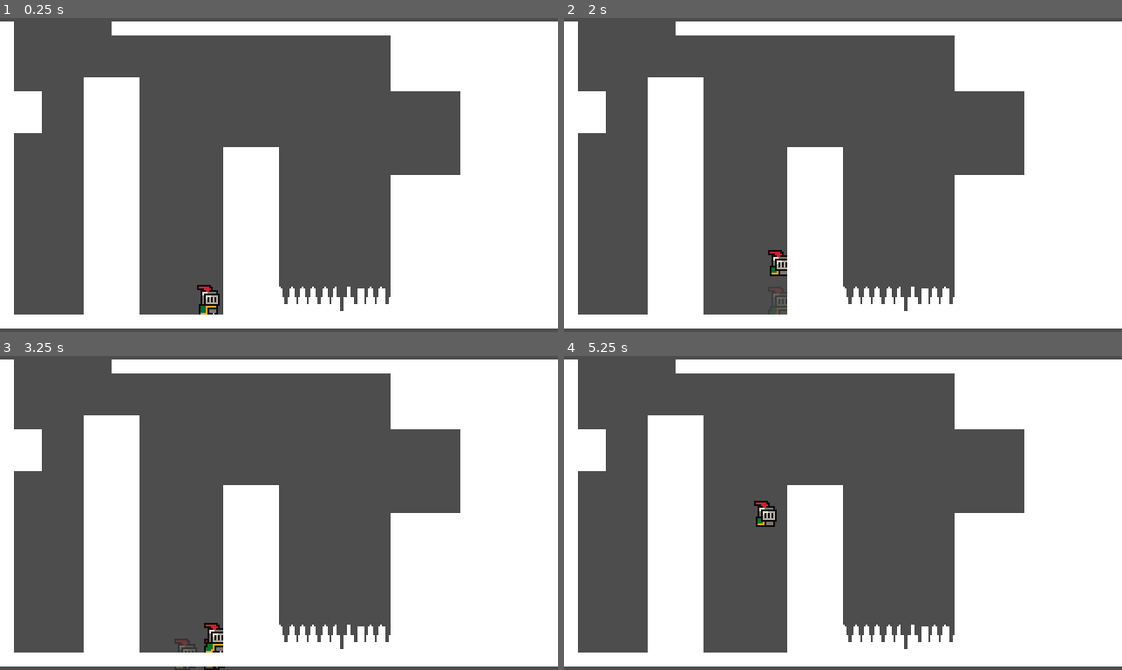
Above: before the commit, frames 1-4 (two rows, left to right).
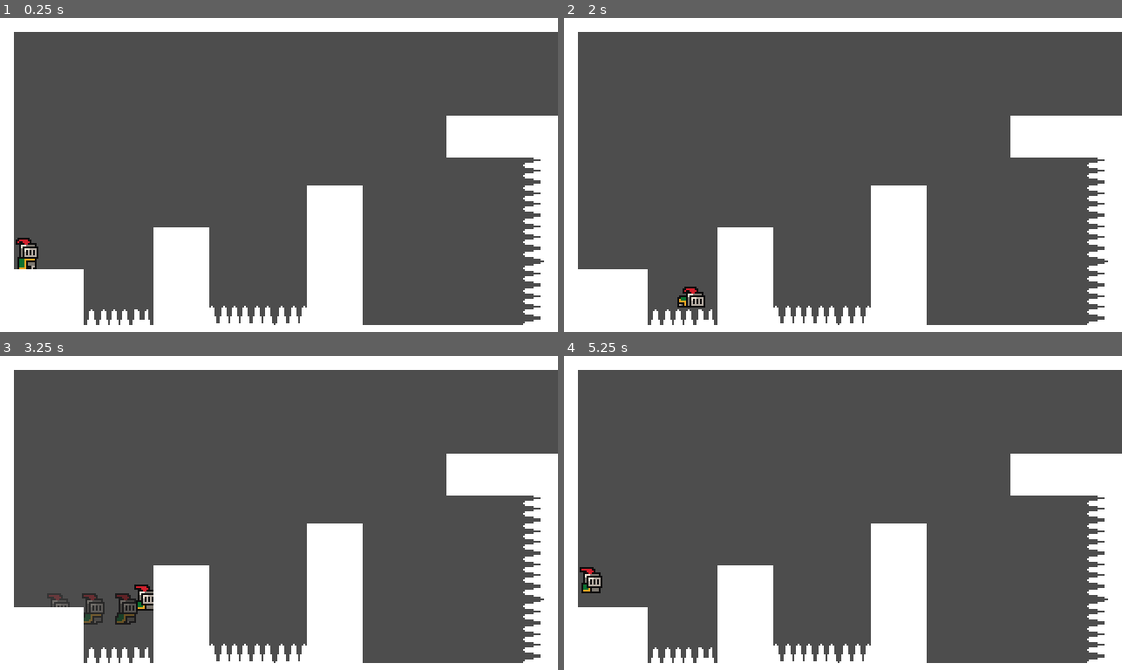
Above: after the commit, the same moments.

Repository: LamCaVoi/new-game-repo
Game: Godot game, scene res://Prototype/Prototype3/Prototype3.tscn
Same seed, same stepped clock (60 frames per second), same inputs: the game is played once before the commit and once after it. Before the commit the project starts from res://Prototype/Prototype2/Prototype2.tscn.
Inputs:
- Up to frame 1 (0.25 s): no input
- Up to frame 2 (2 s): hold D (move_right) from 0.53 s (still down); tap Z (jump) at 0.6, 0.77, 1.07, 1.52, 1.55, 1.82 s; tap X (dash) at 1.35 s
- Up to frame 3 (3.25 s): release D (move_right) at 2.03 s; hold A (move_left) 2.03-2.78 s; tap Z (jump) at 2.1, 3.02, 3.05 s; hold D (move_right) from 2.78 s (still down); tap X (dash) at 2.85 s
- Up to frame 4 (5.25 s): tap Z (jump) at 3.32, 3.6, 3.77, 4.07, 4.52, 4.55, 4.82, 5.1 s; release D (move_right) at 4.28 s; hold A (move_left) 4.28-5.03 s; tap X (dash) at 4.35 s; hold D (move_right) from 5.03 s (still down)

The runs differ from the first frame. In frame 1, 46% of the frame differs, in the area x 0-100%, y 0-100%; in frame 2, 46%; in frame 3, 47%; in frame 4, 47%.

Commit message:
Add a 3rd prototype

Diff:
--- a/Player/Movement Data/DefaultDataMoveMent.tres
+++ b/Player/Movement Data/DefaultDataMoveMent.tres
@@ -6,8 +6,8 @@
 script = ExtResource("1_bgw5n")
 max_x_speed = 100.0
 max_y_speed = 200.0
-jump_height = 50.0
-jump_time_to_peak = 0.4
+jump_height = 35.0
+jump_time_to_peak = 0.2
 jump_time_to_descent = 0.3
 acceleration = 1200.0
 friction = 1200.0
--- a/Player/player.tscn
+++ b/Player/player.tscn
@@ -11,7 +11,6 @@
 [ext_resource type="Script" path="res://Player/State Machine/States/Die State/die.gd" id="8_oos3l"]
 [ext_resource type="Script" path="res://Player/State Machine/States/Dash State/dash.gd" id="9_k7dci"]
 [ext_resource type="Script" path="res://Player/State Machine/States/Climb State/climb.gd" id="9_mbwjs"]
-[ext_resource type="PackedScene" uid="uid://b8g7dpl0t6toa" path="res://Player/State Machine/States/Dash State/ghost.tscn" id="11_1pkqb"]
 [ext_resource type="Script" path="res://Player/State Machine/States/Wall Jump State/wall_jump.gd" id="12_xje4f"]
 [ext_resource type="Script" path="res://Player/PlayerMovementInput.gd" id="13_mjohn"]
 
@@ -285,8 +284,6 @@
 script = ExtResource("9_k7dci")
 animation_name = "dash"
 
-[node name="Ghost" parent="StateMachine/Dash" instance=ExtResource("11_1pkqb")]
-
 [node name="Timer" type="Timer" parent="StateMachine/Dash"]
 wait_time = 0.15
 
--- a/Prototype/Prototype1/Spikes/spikes.tscn
+++ b/Prototype/Prototype1/Spikes/spikes.tscn
@@ -1,13 +1,13 @@
 [gd_scene load_steps=5 format=3 uid="uid://cpo678hx8k7ka"]
 
 [ext_resource type="PackedScene" uid="uid://bx40ec1qc8msu" path="res://Scene/kill_zone.tscn" id="1_agaem"]
-[ext_resource type="Texture2D" uid="uid://cvmxivkwdamdn" path="res://Prototype/Prototype Asset/Sprite-0003.png" id="2_vm4xm"]
+[ext_resource type="Texture2D" uid="uid://gfildddu5xg7" path="res://Prototype/Prototype Asset/Sprite-0001.png" id="2_m7e08"]
 
 [sub_resource type="RectangleShape2D" id="RectangleShape2D_5w0p3"]
-size = Vector2(104, 14)
+size = Vector2(64, 14)
 
 [sub_resource type="RectangleShape2D" id="RectangleShape2D_y744a"]
-size = Vector2(104, 14)
+size = Vector2(65, 13.5)
 
 [node name="Spikes" type="StaticBody2D"]
 
@@ -20,7 +20,7 @@
 
 [node name="Sprite2D" type="Sprite2D" parent="."]
 scale = Vector2(1, 0.75)
-texture = ExtResource("2_vm4xm")
+texture = ExtResource("2_m7e08")
 
 [node name="CollisionShape2D" type="CollisionShape2D" parent="."]
 position = Vector2(-15, 1.5)
--- /dev/null
+++ b/Prototype/Prototype3/Prototype3.tscn
@@ -0,0 +1,109 @@
+[gd_scene load_steps=10 format=3 uid="uid://raabyl1bhvm8"]
+
+[ext_resource type="PackedScene" uid="uid://wmdmlqp0lxn4" path="res://Player/player.tscn" id="1_3iedr"]
+[ext_resource type="Script" path="res://Prototype/Prototype3/prototype_3.gd" id="1_avp74"]
+[ext_resource type="PackedScene" uid="uid://bx40ec1qc8msu" path="res://Scene/kill_zone.tscn" id="3_o18w4"]
+[ext_resource type="Texture2D" uid="uid://gfildddu5xg7" path="res://Prototype/Prototype Asset/Sprite-0001.png" id="4_nuxnw"]
+
+[sub_resource type="RectangleShape2D" id="RectangleShape2D_5w0p3"]
+size = Vector2(64, 14)
+
+[sub_resource type="RectangleShape2D" id="RectangleShape2D_y744a"]
+size = Vector2(65, 13.5)
+
+[sub_resource type="RectangleShape2D" id="RectangleShape2D_qucuj"]
+size = Vector2(106, 14)
+
+[sub_resource type="RectangleShape2D" id="RectangleShape2D_benyy"]
+size = Vector2(107, 13.5)
+
+[sub_resource type="RectangleShape2D" id="RectangleShape2D_hovnq"]
+size = Vector2(10, 44)
+
+[node name="Prototype3" type="Node2D"]
+script = ExtResource("1_avp74")
+
+[node name="Player" parent="." instance=ExtResource("1_3iedr")]
+position = Vector2(16, 136)
+
+[node name="StaticBody2D" type="StaticBody2D" parent="."]
+
+[node name="CollisionPolygon2D" type="CollisionPolygon2D" parent="StaticBody2D"]
+position = Vector2(0, 32)
+polygon = PackedVector2Array(-16, 144, 8, 144, 8, 112, 48, 112, 48, 144, 88, 144, 88, 88, 120, 88, 120, 144, 176, 144, 176, 64, 208, 64, 208, 144, 312, 144, 312, 48, 256, 48, 256, 24, 339, 24, 338, -24, 8, -24, 8, 144, -16, 144, -16, -56, 344, -56, 344, 176, -16, 176)
+
+[node name="Polygon2D" type="Polygon2D" parent="StaticBody2D/CollisionPolygon2D"]
+
+[node name="Spikes2" type="Node" parent="."]
+
+[node name="Spikes" type="StaticBody2D" parent="Spikes2"]
+position = Vector2(72, 176)
+
+[node name="KillZone" parent="Spikes2/Spikes" instance=ExtResource("3_o18w4")]
+
+[node name="CollisionShape2D" type="CollisionShape2D" parent="Spikes2/Spikes/KillZone"]
+position = Vector2(8, 1)
+shape = SubResource("RectangleShape2D_5w0p3")
+debug_color = Color(0.998407, 0, 0.142817, 0.42)
+
+[node name="Sprite2D" type="Sprite2D" parent="Spikes2/Spikes"]
+position = Vector2(-4, -1)
+scale = Vector2(1, 0.75)
+texture = ExtResource("4_nuxnw")
+region_enabled = true
+region_rect = Rect2(7, 0, 41, 32)
+
+[node name="CollisionShape2D" type="CollisionShape2D" parent="Spikes2/Spikes"]
+position = Vector2(8.5, 1.5)
+shape = SubResource("RectangleShape2D_y744a")
+
+[node name="Spikes2" type="StaticBody2D" parent="Spikes2"]
+position = Vector2(144, 173)
+
+[node name="KillZone" parent="Spikes2/Spikes2" instance=ExtResource("3_o18w4")]
+
+[node name="CollisionShape2D" type="CollisionShape2D" parent="Spikes2/Spikes2/KillZone"]
+position = Vector2(8, 1)
+shape = SubResource("RectangleShape2D_5w0p3")
+debug_color = Color(0.998407, 0, 0.142817, 0.42)
+
+[node name="Sprite2D" type="Sprite2D" parent="Spikes2/Spikes2"]
+position = Vector2(3, 0)
+scale = Vector2(1, 0.75)
+texture = ExtResource("4_nuxnw")
+region_enabled = true
+region_rect = Rect2(7, 0, 60, 32)
+
+[node name="CollisionShape2D" type="CollisionShape2D" parent="Spikes2/Spikes2"]
+position = Vector2(8.5, 1.5)
+shape = SubResource("RectangleShape2D_y744a")
+
+[node name="Spikes3" type="StaticBody2D" parent="Spikes2"]
+position = Vector2(308, 111)
+rotation = -1.5708
+
+[node name="KillZone" parent="Spikes2/Spikes3" instance=ExtResource("3_o18w4")]
+
+[node name="CollisionShape2D" type="CollisionShape2D" parent="Spikes2/Spikes3/KillZone"]
+position = Vector2(-13, 1)
+shape = SubResource("RectangleShape2D_qucuj")
+debug_color = Color(0.998407, 0, 0.142817, 0.42)
+
+[node name="Sprite2D" type="Sprite2D" parent="Spikes2/Spikes3"]
+position = Vector2(-17, -8.74228e-07)
+scale = Vector2(1, 0.75)
+texture = ExtResource("4_nuxnw")
+region_enabled = true
+region_rect = Rect2(7, 0, 104, 32)
+
+[node name="CollisionShape2D" type="CollisionShape2D" parent="Spikes2/Spikes3"]
+position = Vector2(-12.5, 1.25)
+shape = SubResource("RectangleShape2D_benyy")
+
+[node name="KillZone" parent="." instance=ExtResource("3_o18w4")]
+position = Vector2(0, 32)
+
+[node name="CollisionShape2D" type="CollisionShape2D" parent="KillZone"]
+position = Vector2(329, -1)
+shape = SubResource("RectangleShape2D_hovnq")
+debug_color = Color(0.760212, 0.0197891, 0.1381, 0.42)
--- /dev/null
+++ b/Prototype/Prototype3/prototype_3.gd
@@ -0,0 +1,13 @@
+extends Node2D
+
+@onready var collision_polygon_2d: CollisionPolygon2D = $StaticBody2D/CollisionPolygon2D
+@onready var polygon_2d: Polygon2D = $StaticBody2D/CollisionPolygon2D/Polygon2D
+
+# Called when the node enters the scene tree for the first time.
+func _ready() -> void:
+	polygon_2d.polygon = collision_polygon_2d.polygon
+
+
+# Called every frame. 'delta' is the elapsed time since the previous frame.
+func _process(delta: float) -> void:
+	pass
--- a/project.godot
+++ b/project.godot
@@ -11,7 +11,7 @@
 [application]
 
 config/name="New Game Project"
-run/main_scene="res://Prototype/Prototype2/Prototype2.tscn"
+run/main_scene="res://Prototype/Prototype3/Prototype3.tscn"
 config/features=PackedStringArray("4.3", "Forward Plus")
 
 [autoload]
Not shown: 1 places in Player/player.tscn that only renumber resources
